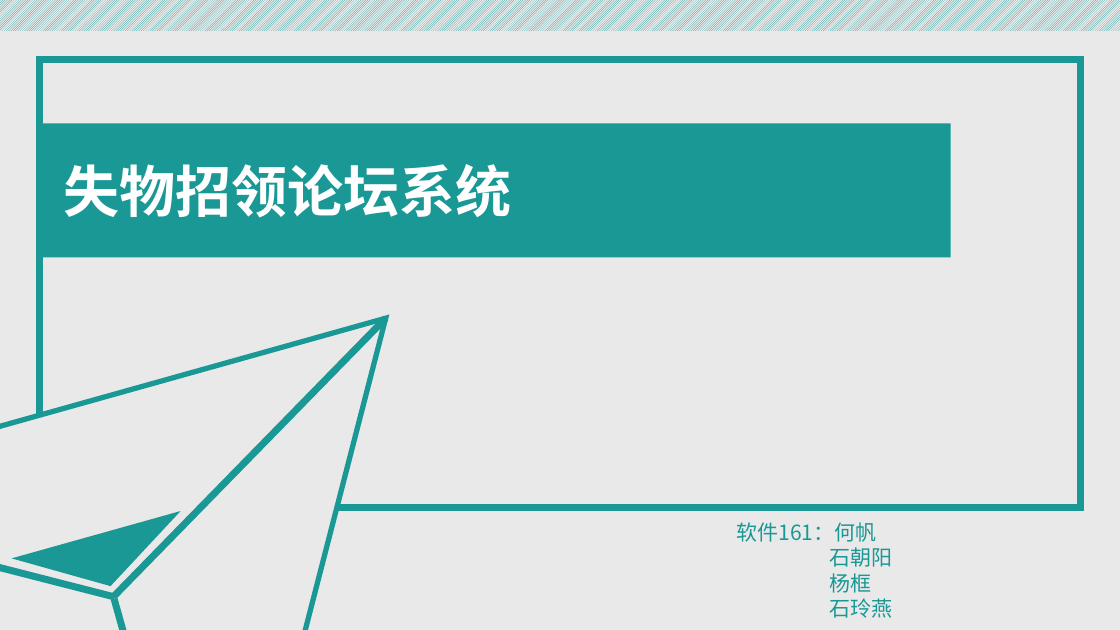
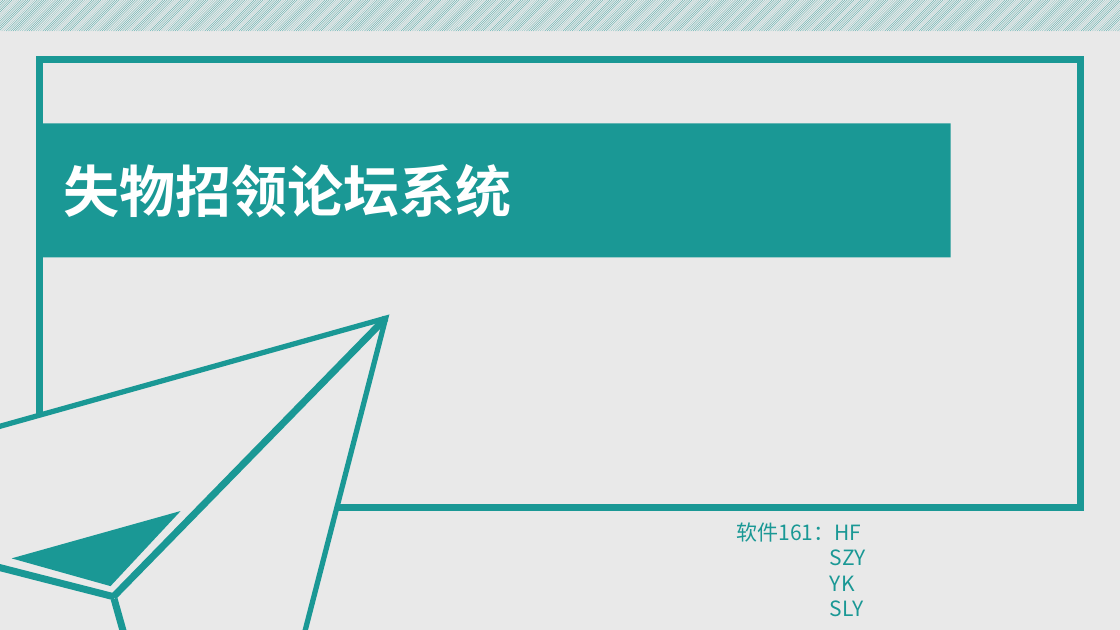
Before and after one commit to SailHe/lost_and_found, a slide deck: slide 1 of docs/失物招领答辩PPT.pptx. Drawn at 1120x630 pixels with LibreOffice and Linux fonts; fonts in the diff are those of the drawing. Boxes give left, top, right and bottom in pixels: in the first picture for what was removed or moved away, otherwise in the second. Text is boxed around its words. In the diff, an @@ line names an element or a change of style, - is before the commit and + after.

```diff
--- a/docs/失物招领答辩PPT.pptx
+++ b/docs/失物招领答辩PPT.pptx
@@ text at (737, 522, 866, 617): text changed @@
-软件161：何帆
-石朝阳
-杨框
-石玲燕
+软件161：HF
+SZY
+YK
+SLY
```
Also in this commit, not shown: 6 other slides changed, 5 other files.
